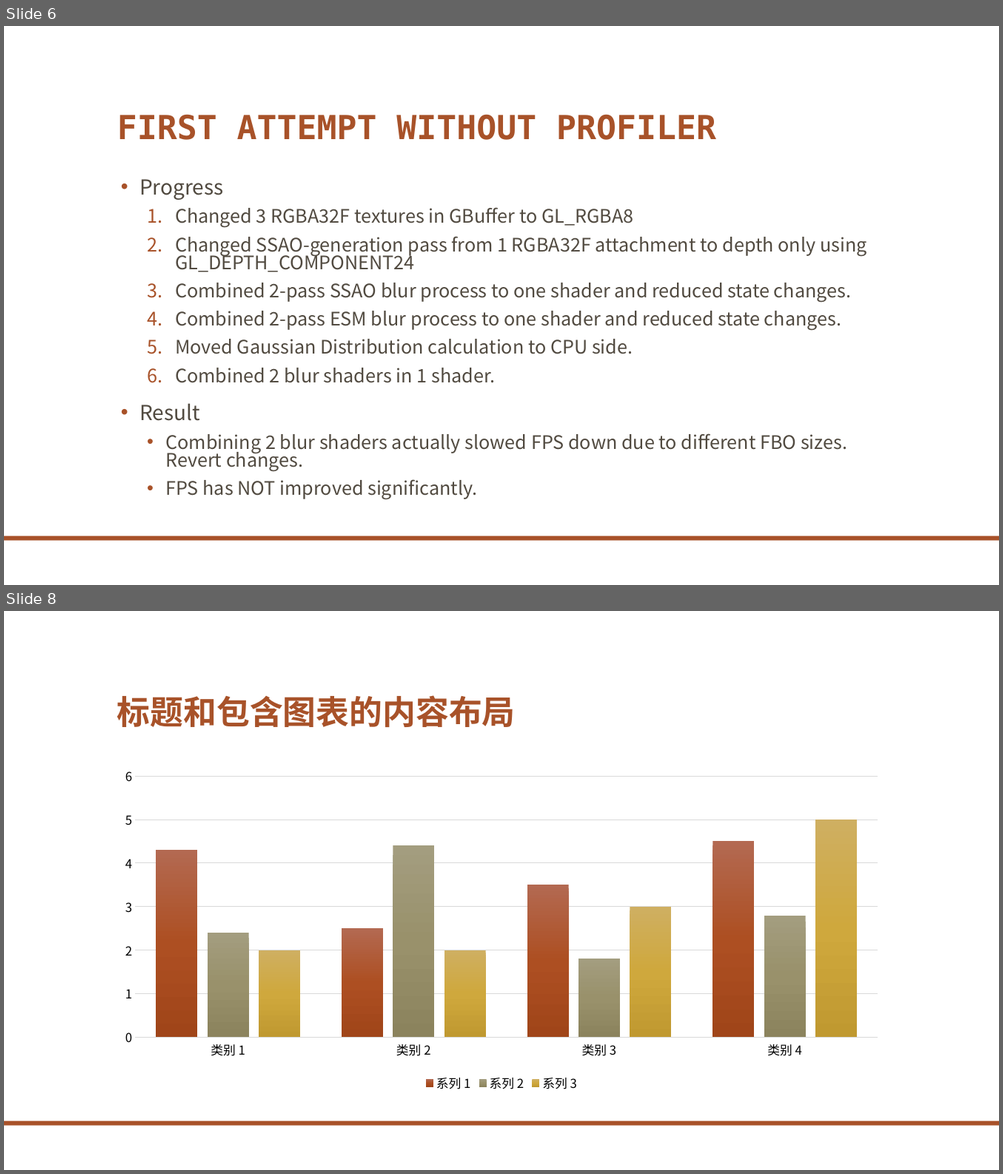
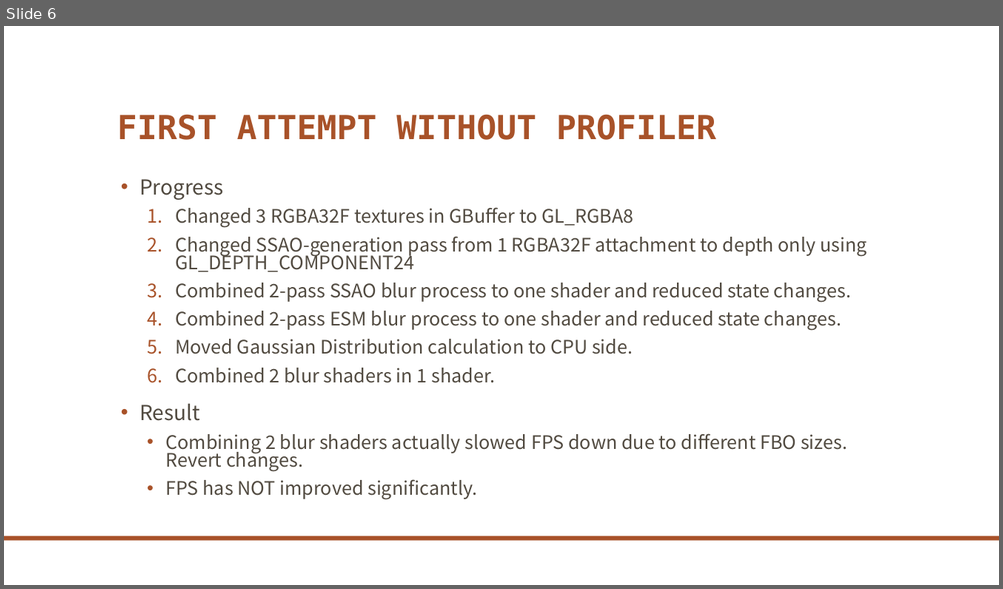
Before and after one commit to levey-lee/GraphicsEngine, a slide deck: DiamondGraphicsEngine/OptimizationReport.pptx. Shown one above the other, each under a label of ours: slides 6 and 8 before the commit, slide 6 after it; the slides between them are not shown. The pictures are 1003x1174 and 1003x589 pixels, drawn with LibreOffice and Linux fonts; fonts in the diff are those of the drawing; background and template pictures are left out. Boxes give left, top, right and bottom in pixels: in the first picture for what was removed or moved away, otherwise in the second. Text is boxed around its words. In the diff, an @@ line names an element or a change of style, - is before the commit and + after.

```diff
--- a/DiamondGraphicsEngine/OptimizationReport.pptx
+++ b/DiamondGraphicsEngine/OptimizationReport.pptx
@@ slide 8 removed at box(4, 611, 999, 1170), background picture (left out); not listed: 1 template element that a slide beside it also shows @@
@@ title removed at box(117, 695, 515, 727) @@
-标题和包含图表的内容布局
@@ column chart removed at box(110, 760, 893, 1096) @@
-categories: 类别 1, 类别 2, 类别 3, 类别 4
-系列 1: 4.3, 2.5, 3.5, 4.5
-系列 2: 2.4, 4.4, 1.8, 2.8
-系列 3: 2, 2, 3, 5
```
Also in this commit, not shown: 1 slide changed, 8 other slides removed, 2 other files.
